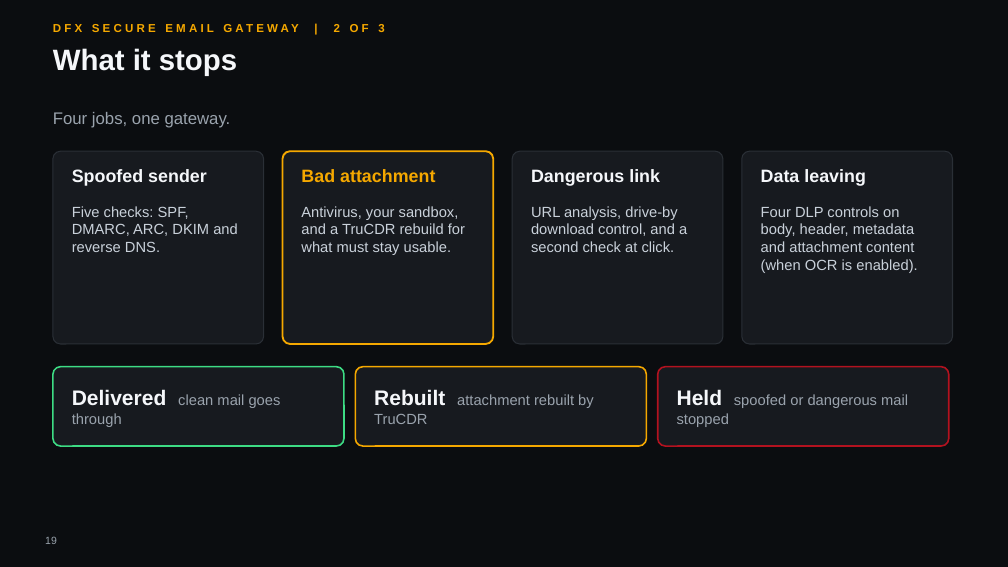
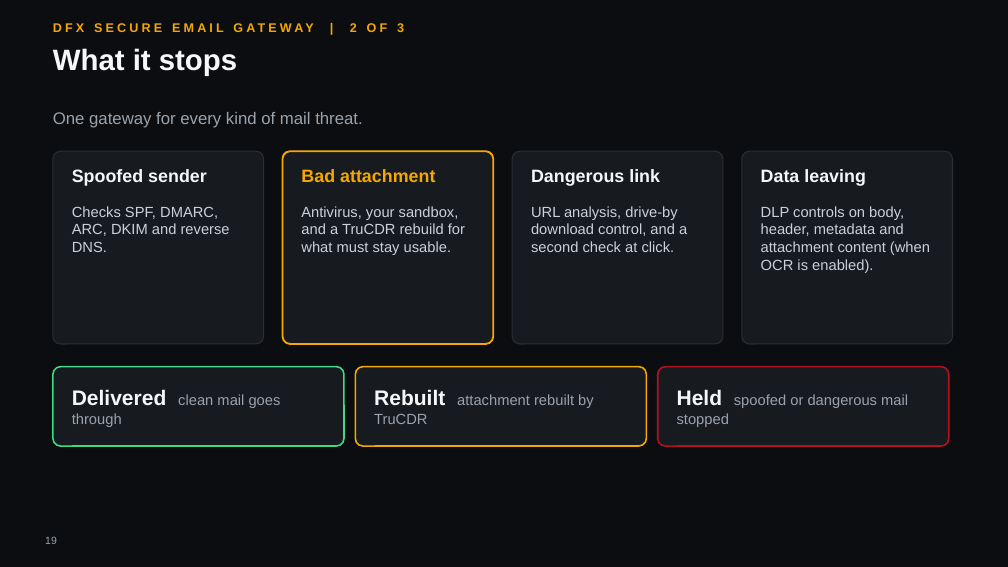
Before and after one commit to hybridus/DFX_Marketing, a slide deck: slide 19 of Projects/03_Presales_Master_Deck/pilot/DFX_Master_deck.pptx. Drawn at 1008x567 pixels with LibreOffice and Linux fonts; fonts in the diff are those of the drawing; background and template pictures are left out. Boxes give left, top, right and bottom in pixels: in the first picture for what was removed or moved away, otherwise in the second. Text is boxed around its words. In the diff, an @@ line names an element or a change of style, - is before the commit and + after.

```diff
--- a/Projects/03_Presales_Master_Deck/pilot/DFX_Master_deck.pptx
+++ b/Projects/03_Presales_Master_Deck/pilot/DFX_Master_deck.pptx
@@ text "DFX SECURE EMAIL GATEWAY | ..." at (350,23,404,32): size 11 to 12 pt @@
@@ text at (53,112,362,128): text changed @@
-Four jobs, one gateway.
+One gateway for every kind of mail threat.
@@ text at (72,206,230,252): text changed @@
-Five checks: SPF, DMARC, ARC, DKIM and reverse DNS.
+Checks SPF, DMARC, ARC, DKIM and reverse DNS.
@@ text at (761,206,930,273): text changed @@
-Four DLP controls on body, header, metadata and attachment content (when OCR is enabled).
+DLP controls on body, header, metadata and attachment content (when OCR is enabled).
```
Also in this commit, not shown: 35 other slides changed, 1 slide added, 1 slide removed, 8 other files.
